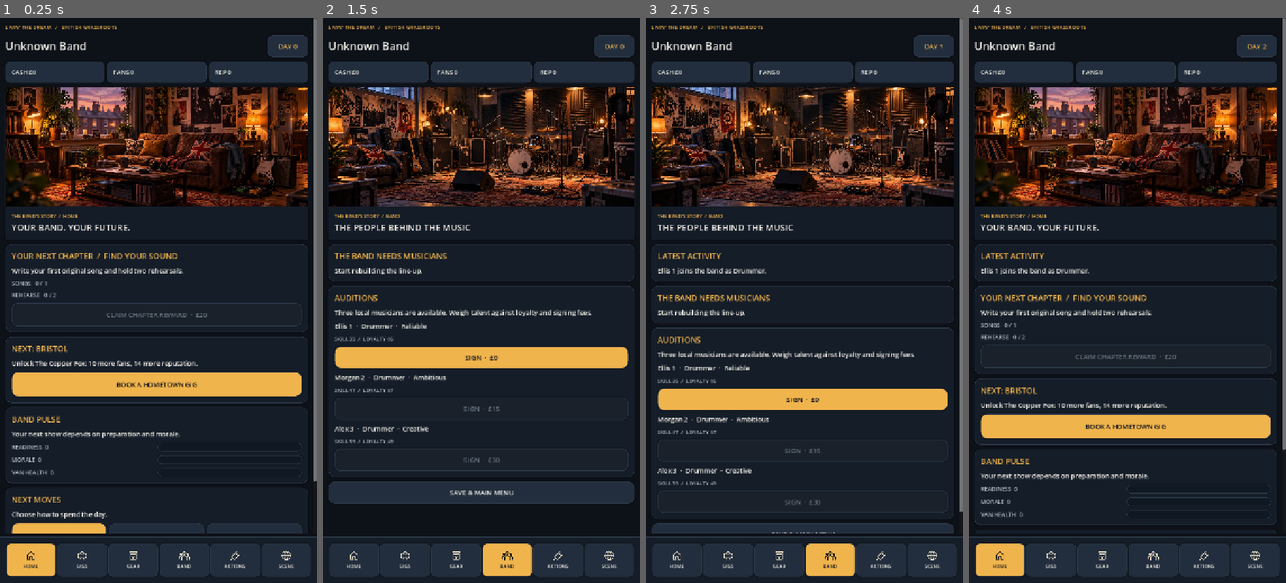
Above: before the commit, frames 1-4 (left to right).
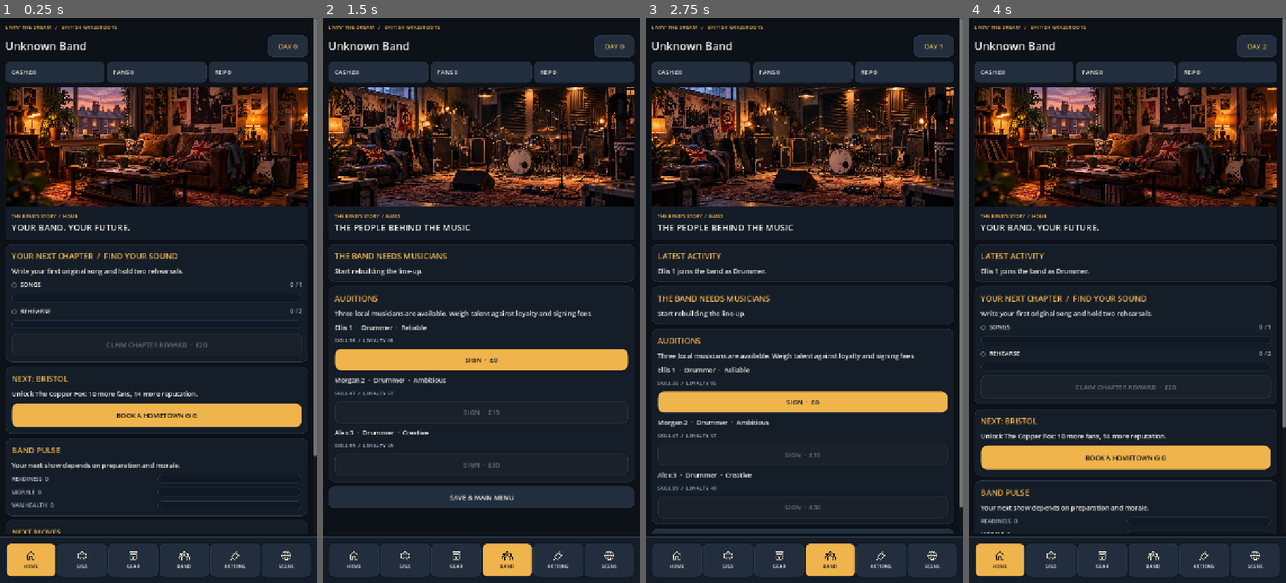
Above: after the commit, the same moments.

Repository: alimuir654-rgb/BandMaster
Game: Godot game, scene res://Scenes/CareerHub.tscn
The game is run twice, just before and just after one commit, with the same random seed, the same clock (stepped at 60 frames per second) and the same inputs. This scene is started directly instead of the project's main scene.
Inputs (mouse positions are in pixels of both pictures, inside the frame that each line leads up to):
- Up to frame 1 (0.25 s): no input
- Up to frame 2 (1.5 s): click "BOOK A HOMETOWN GIG" at 0.5 s; click "GO TO AUDITIONS" at 1.25 s
- Up to frame 3 (2.75 s): click "SIGN · £0" at 2 s
- Up to frame 4 (4 s): click "SIGN · £0" at 2.75 s; click (1000, 560) at 3.52 s

The runs differ from the first frame. In frame 1, 12% of the frame differs, in the area x 1-100%, y 44-92%; in frame 2, 4.8%; in frame 3, 4.9%; in frame 4, 12%.
Error before the commit: Invalid access to property or key 'band' on a base object of type 'Dictionary'. (res://Scripts/career_hub.gd:579)
Error after the commit: Invalid access to property or key 'band' on a base object of type 'Dictionary'. (res://Scripts/career_hub.gd:565)

Commit message:
ui: adopt reusable story timeline, chapter progress and member portraits across career hub

Diff:
--- a/Scripts/career_hub.gd
+++ b/Scripts/career_hub.gd
@@ -1,6 +1,7 @@
 extends Control
 
 const UI = preload("res://Scripts/ui_theme.gd")
+const Components = preload("res://Scripts/ui_components.gd")
 const Actions = preload("res://Scripts/career_actions.gd")
 const Opportunities = preload("res://Scripts/career_opportunities.gd")
 const Gigs = preload("res://Scripts/uk_gig_circuit.gd")
@@ -85,16 +86,7 @@
  return label
 
 func _card(title: String, description: String = "") -> VBoxContainer:
- var frame := PanelContainer.new()
- frame.add_theme_stylebox_override("panel",UI.style(UI.PANEL))
- content.add_child(frame)
- var body := VBoxContainer.new()
- body.add_theme_constant_override("separation",9)
- frame.add_child(body)
- _label(body,title,18,UI.AMBER)
- if not description.is_empty():
-  _label(body,description,15,UI.WHITE)
- return body
+ return Components.section(content,title,description)
 
 func _action(parent: Node, name: String, callback: Callable, primary: bool = false) -> void:
  var button := UI.button(name,primary)
@@ -233,7 +225,7 @@
  var chapter_box := _card("YOUR NEXT CHAPTER  /  "+str(chapter.get("title","")) ,str(chapter.get("description","")))
  if not bool(chapter.get("done",false)):
   for objective in chapter.get("requirements",[]):
-   _label(chapter_box,"%s   %d / %d" % [str(objective["label"]).to_upper(),int(objective["current"]),int(objective["target"])],13,UI.MUTED)
+   Components.objective(chapter_box,objective)
   var claim := UI.button("CLAIM CHAPTER REWARD  ·  £%d" % int(chapter.get("reward_cash",0)),true)
   claim.disabled = not bool(chapter.get("ready",false))
   claim.custom_minimum_size.y = 52
@@ -265,8 +257,8 @@
  if not memories.is_empty():
   var journal := _card("THE STORY SO FAR","Moments that shaped your band.")
   for moment in memories:
-   _label(journal,"DAY %d  /  %s" % [int(moment.get("day",1)),str(moment.get("title",""))],14,UI.AMBER)
-   _label(journal,str(moment.get("text","")),13,UI.MUTED)
+   if moment is Dictionary:
+    Components.story(journal,moment)
  var pulse := _card("BAND PULSE","Your next show depends on preparation and morale.")
  for key in ["readiness","morale","van_health"]:
   _progress(pulse,key.to_upper().replace("_"," "),_num(key))
@@ -395,13 +387,7 @@
   var identity := HBoxContainer.new()
   identity.add_theme_constant_override("separation",14)
   box.add_child(identity)
-  var avatar_frame := PanelContainer.new()
-  avatar_frame.custom_minimum_size = Vector2(74,74)
-  avatar_frame.add_theme_stylebox_override("panel",UI.style(Color("#334154"),12))
-  identity.add_child(avatar_frame)
-  var initials := _label(avatar_frame,str(member.get("name","?")).left(1).to_upper(),36,UI.AMBER)
-  initials.horizontal_alignment = HORIZONTAL_ALIGNMENT_CENTER
-  initials.vertical_alignment = VERTICAL_ALIGNMENT_CENTER
+  Components.portrait(identity,member)
   var name_stack := VBoxContainer.new()
   name_stack.size_flags_horizontal = Control.SIZE_EXPAND_FILL
   identity.add_child(name_stack)
